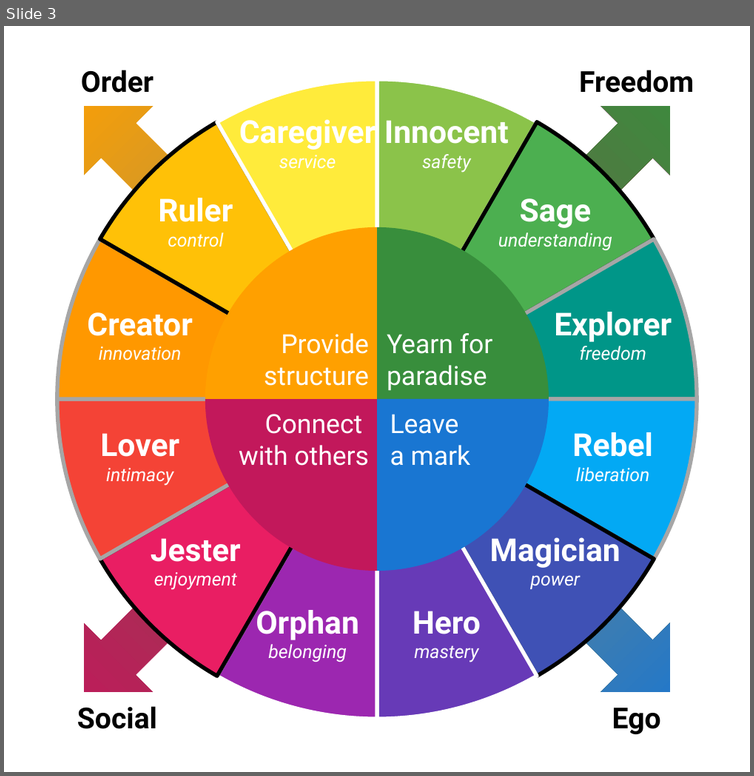
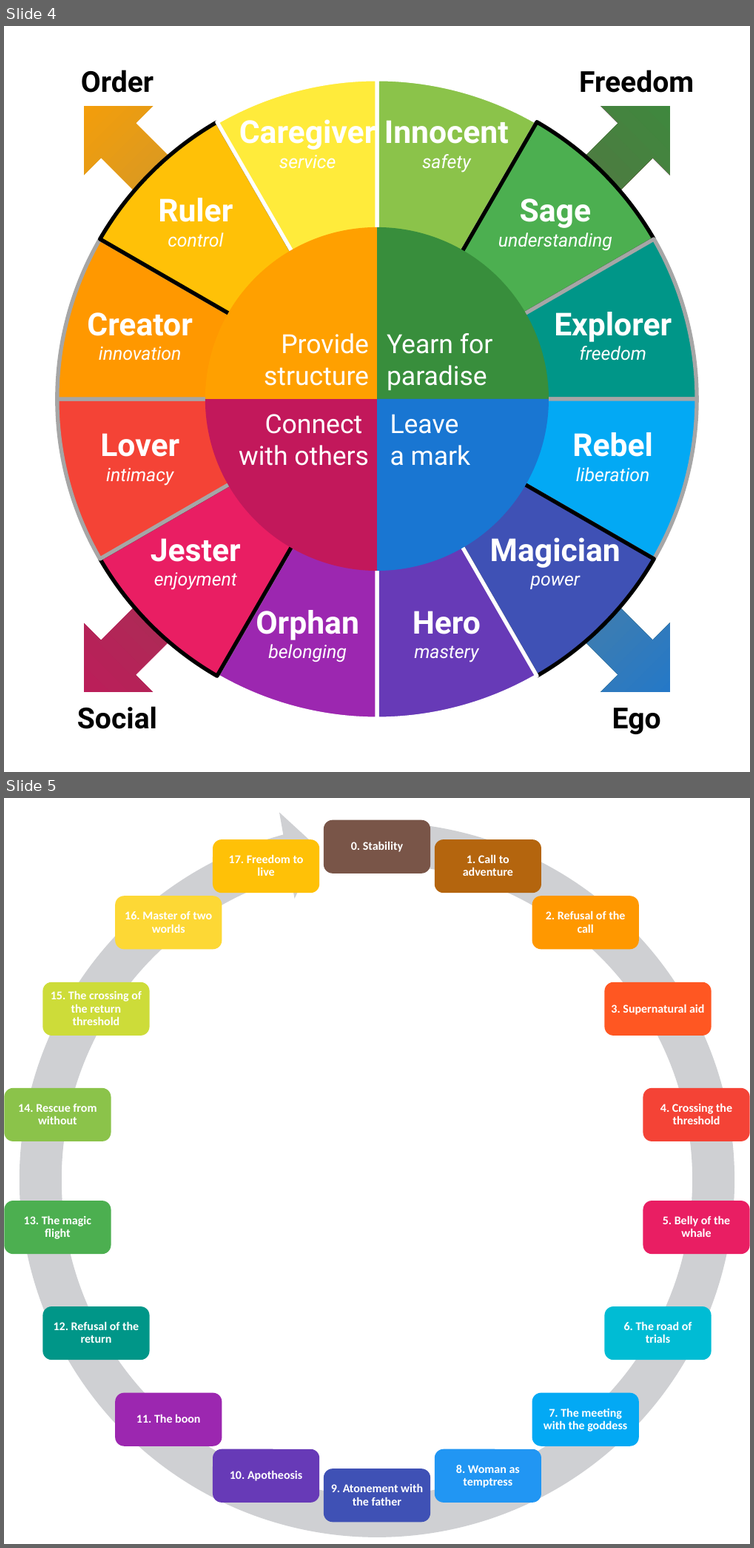
Before and after one commit to DominiqueMakowski/archetypes, a slide deck: img/figures.pptx. Shown one above the other, each under a label of ours: slide 3 before the commit, slides 4 and 5 after it. The pictures are 754x776 and 754x1548 pixels, drawn with LibreOffice and Linux fonts; fonts in the diff are those of the drawing. Boxes give left, top, right and bottom in pixels: in the first picture for what was removed or moved away, otherwise in the second. Text is boxed around its words. In the diff, an @@ line names an element or a change of style, - is before the commit and + after.

```diff
--- a/img/figures.pptx
+++ b/img/figures.pptx
@@ slide 5 added at (x1=4, y1=798, x2=750, y2=1544), background #FFFFFF @@
@@ group added at (x1=4, y1=799, x2=750, y2=1544): 18 rounded rectangles, 18 texts, 1 circular arrow @@
+0. Stability
+1. Call to adventure
+2. Refusal of the call
+3. Supernatural aid
+4. Crossing the threshold
+5. Belly of the whale
+6. The road of trials
+7. The meeting with the goddess
+8. Woman as temptress
+9. Atonement with the father
+10. Apotheosis
+11. The boon
+12. Refusal of the return
+13. The magic flight
+14. Rescue from without
+15. The crossing of the return threshold
+16. Master of two worlds
+17. Freedom to live
@@ what was slide 3 is now slide 4 @@
```
Also in this commit, not shown: 1 other slide added, 4 other files.
